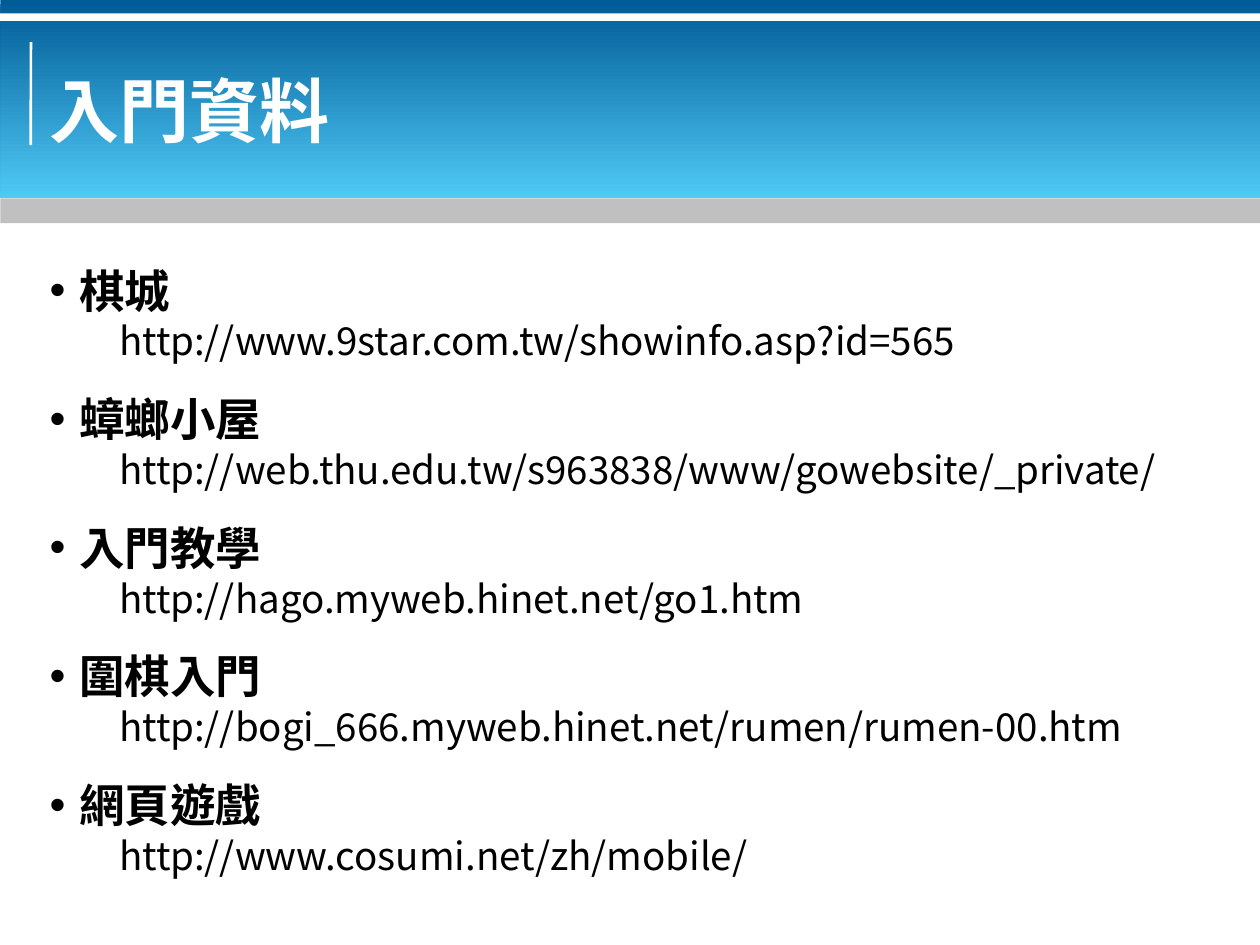
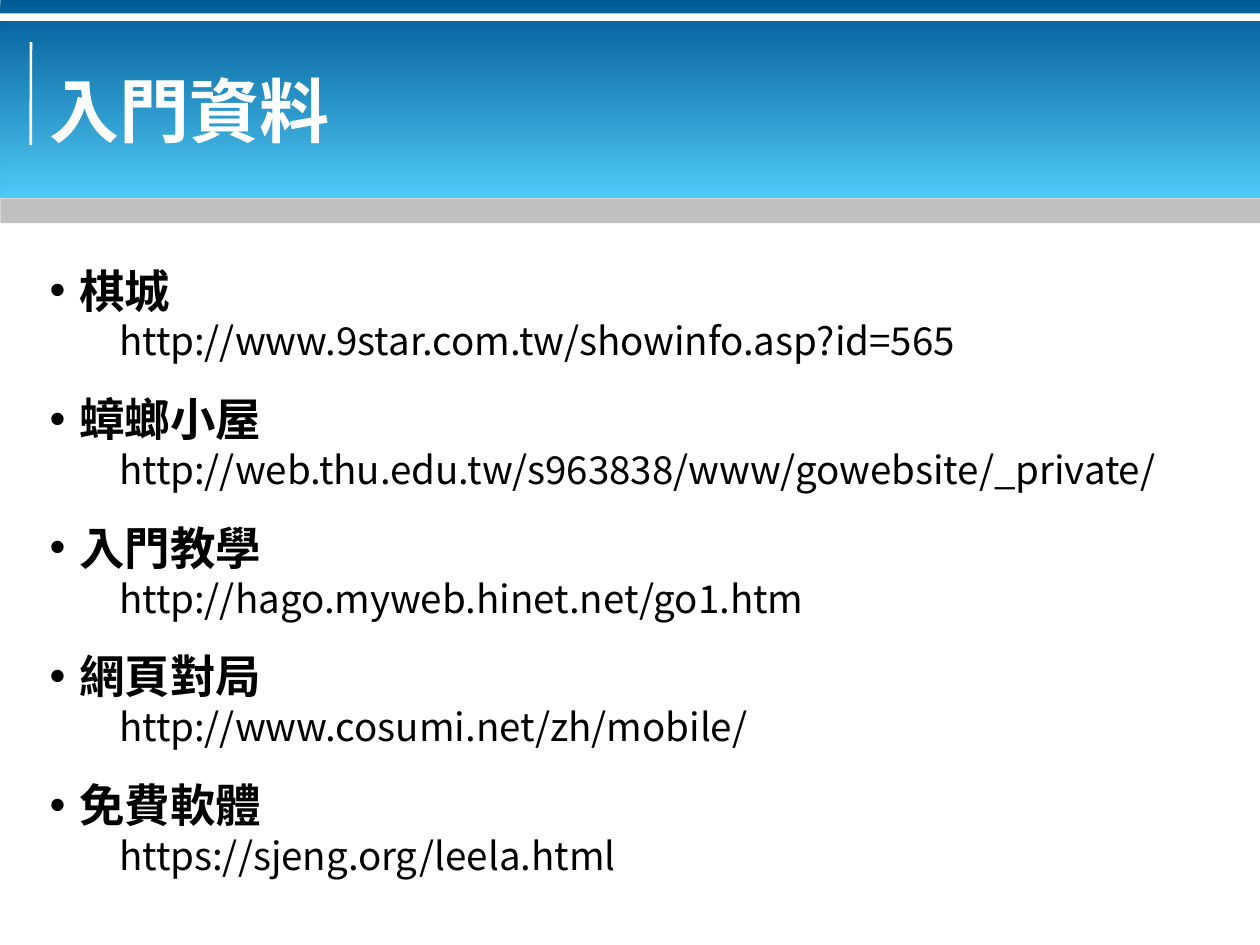
Before and after one commit to bluebat/.presentations, a slide deck: slide 7 of go-doorway.odp. Drawn at 1260x945 pixels with LibreOffice and Linux fonts; fonts in the diff are those of the drawing; background and template pictures are left out. Boxes give left, top, right and bottom in pixels: in the first picture for what was removed or moved away, otherwise in the second. Text is boxed around its words. In the diff, an @@ line names an element or a change of style, - is before the commit and + after.

Commit message:
fix for presentation

```diff
--- a/go-doorway.odp
+++ b/go-doorway.odp
@@ text at [79,654,261,697]: text changed; size 22 to 26 pt; bold on @@
-• 圍棋入門
-http://bogi_666.myweb.hinet.net/rumen/rumen-00.htm
-• 網頁遊戲
+• 網頁對局
@@ text at [79,783,616,880]: paragraphs added @@
+• 免費軟體
+https://sjeng.org/leela.html
```
Also in this commit, not shown: 1 other slide changed, 2 other files.
